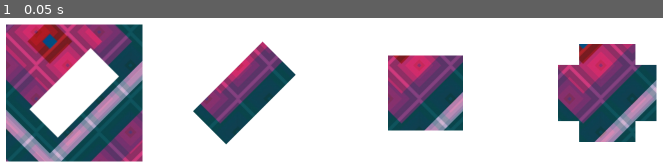
Above: before the commit, frame 1.
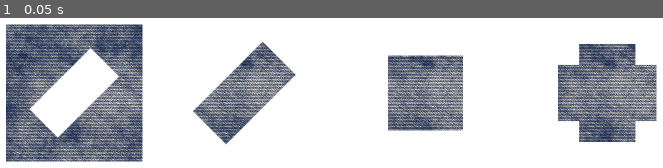
Above: after the commit, the same moment.

Repository: efor0004/spatial-fyp
Game: Godot game, scene res://Game.tscn
Same seed, same stepped clock (60 frames per second), same inputs: the game is played once before the commit and once after it.
Inputs:
- Up to frame 1 (0.05 s): no input

The runs differ from the first frame. In frame 1, 33% of the frame differs, in the area x 0-100%, y 4-96%.

Commit message:
QUILT: Textures for quilt pieces

Diff:
--- a/quilt/app/Game.tscn
+++ b/quilt/app/Game.tscn
@@ -1,16 +1,16 @@
 [gd_scene load_steps=9 format=2]
 
 [ext_resource path="res://assets/sprites/questions/level_1/question_1/option_3.png" type="Texture" id=1]
-[ext_resource path="res://assets/sprites/textures/texture_1.jpg" type="Texture" id=2]
+[ext_resource path="res://assets/sprites/fabrics/fabric_1.jpg" type="Texture" id=2]
 [ext_resource path="res://scripts/Question.gd" type="Script" id=3]
 [ext_resource path="res://assets/sprites/questions/level_1/question_1/holey_quilt.png" type="Texture" id=4]
 [ext_resource path="res://assets/sprites/questions/level_1/question_1/option_1.png" type="Texture" id=5]
 [ext_resource path="res://assets/sprites/questions/level_1/question_1/option_2.png" type="Texture" id=6]
 
-[sub_resource type="CanvasItemMaterial" id=2]
+[sub_resource type="CanvasItemMaterial" id=1]
 light_mode = 2
 
-[sub_resource type="RectangleShape2D" id=1]
+[sub_resource type="RectangleShape2D" id=2]
 extents = Vector2( 192, 192 )
 
 [node name="Game" type="Node2D"]
@@ -18,7 +18,7 @@
 [node name="Question" type="Sprite" parent="."]
 script = ExtResource( 3 )
 
-[node name="HoleyQuilt" type="Node2D" parent="Question"]
+[node name="HoleyQuilt" type="Sprite" parent="Question"]
 position = Vector2( 356, 768 )
 
 [node name="Light2D" type="Light2D" parent="Question/HoleyQuilt"]
--- a/quilt/app/scripts/Question.gd
+++ b/quilt/app/scripts/Question.gd
@@ -3,18 +3,19 @@
 onready var current_level = 1
 onready var current_question = 1
 onready var current_shuffled_question = 1
-
-onready var current_colour = Color(1,1,1,1)
+onready var current_fabric = ''
+
 onready var initial_quilt_piece_x = 1136
 onready var quilt_piece_x = initial_quilt_piece_x
 onready var quilt_piece_y = 0
 
 onready var questions_per_level = 10
 onready var max_levels = 1
+onready var quilt_size = 384
 
 onready var question_order = []
 onready var option_file_text = "option_"
-onready var all_textures_path = "res://assets/sprites/textures"
+onready var all_fabrics_path = "res://assets/sprites/fabrics"
 
 const FileUtils = preload("utilities/files.gd")
 onready var file_utils = FileUtils.new()
@@ -23,7 +24,7 @@
 onready var general_utils = GeneralUtils.new()
 
 func _ready():
-	randomise_question_texture()
+	randomise_question_fabric()
 	question_order = general_utils.shuffle_list(range(1,questions_per_level + 1))
 	set_shapes()
 
@@ -43,7 +44,7 @@
 		shuffle_question_order()
 
 	set_shapes()
-	randomise_question_texture()
+	randomise_question_fabric()
 
 func shuffle_question_order():
 	question_order = general_utils.shuffle_list(range(1,questions_per_level + 1))
@@ -69,24 +70,31 @@
 	var question_path = get_question_path()
 	return question_path + "/holey_quilt.png"
 
-func get_holey_quilt_texture():
+func get_holey_quilt_fabric():
 	var holey_quilt = get_child(0)
-	var holey_quilt_texture = holey_quilt.get_child(1)
-	return holey_quilt_texture
+	var holey_quilt_fabric = holey_quilt.get_child(1)
+	return holey_quilt_fabric
 
 func get_holey_quilt_shape():
 	var holey_quilt = get_child(0)
 	var holey_quilt_shape = holey_quilt.get_child(0)
 	return holey_quilt_shape
 
+func get_quilt_square():
+	var path = "res://assets/sprites/questions/square.png"
+	var square = load(path)
+	return square
+
+func get_current_fabric():
+	var fabric = load(current_fabric)
+	return fabric
+
 func set_holey_quilt_shape(level_path, question_path):
 	var holey_quilt_shape = get_holey_quilt_shape()
 
 	var holey_quilt_path = get_holey_quilt_path()
-	print(holey_quilt_path)
 
 	var shape = load(holey_quilt_path)
-	print(holey_quilt_shape)
 	holey_quilt_shape.set_texture(shape)
 
 func set_options_shapes(base_path):
@@ -102,49 +110,65 @@
 		option_mask.set_texture(option_shape)
 
 func on_option_pressed(sprite_index):
-	print("Option %d pressed" % sprite_index)
 	var children = get_children()
 	var option = children[sprite_index]
 	var option_sprite = option.get_child(0)
-	var option_texture = option_sprite.get_texture()
-	var option_texture_path = option_texture.get_load_path()
-
-	var option_index = option_texture_path.find(option_file_text)
+	var option_shape = option_sprite.get_texture()
+	var option_shape_path = option_shape.get_load_path()
+
+	var option_index = option_shape_path.find(option_file_text)
 	var opt_no_index = option_index + len(option_file_text)
-	var opt_no = int(option_texture_path.substr(opt_no_index, 1))
+	var opt_no = int(option_shape_path.substr(opt_no_index, 1))
 
 	if (opt_no == 1):
 		next_question()
 
-func randomise_question_texture():
-	var textures = file_utils.get_files_in_directory(all_textures_path)
+func randomise_question_fabric():
+	var fabrics = file_utils.get_files_in_directory(all_fabrics_path)
 
 	randomize()
-	var x = randi() % textures.size()
-	var file_name = textures[x]
-	var texture_path = "%s/%s" % [all_textures_path, file_name]
-
-	set_question_texture(texture_path)
+	var x = randi() % fabrics.size()
+	var file_name = fabrics[x]
+	var fabric_path = "%s/%s" % [all_fabrics_path, file_name]
+	current_fabric = fabric_path
+
+	set_question_fabric(fabric_path)
 
 func add_quilt_piece():
+	var scale = 0.25
+	var width_height = quilt_size * scale
+
 	var piece = Sprite.new()
-
-	var piece_path = get_holey_quilt_path()
-	var piece_texture = load(piece_path)
-	piece.texture = piece_texture
-
-	piece.self_modulate = current_colour
-	var scale = 0.25
-	piece.scale = Vector2(scale,scale)
-
-	var piece_rect = piece.get_rect()
-	var piece_size_x = piece_rect.size.x * scale
+	var mask = Light2D.new()
+	mask.mode = Light2D.MODE_MIX
+	mask.scale = Vector2(scale,scale)
+
+	var fabric = Sprite.new()
+	fabric.region_enabled = true
+	fabric.region_rect = Rect2(0, 0, quilt_size, quilt_size)
+	fabric.scale = Vector2(scale,scale)
+
+	var fabric_canvas = CanvasItemMaterial.new()
+	fabric_canvas.blend_mode = BLEND_MODE_MIX
+	fabric_canvas.light_mode = CanvasItemMaterial.LIGHT_MODE_LIGHT_ONLY
+
+	piece.add_child(mask)
+	fabric.material = fabric_canvas
+	piece.add_child(fabric)
+
+	var piece_shape = get_quilt_square()
+	mask.set_texture(piece_shape)
+
+	var piece_fabric = get_current_fabric()
+	fabric.set_texture(piece_fabric)
+
+	var piece_size_x = width_height
 
 	quilt_piece_x = quilt_piece_x + piece_size_x
 
-	if current_question == 2:
+	if current_question == 1:
 		quilt_piece_x = initial_quilt_piece_x
-		var piece_size_y = piece_rect.size.y * scale
+		var piece_size_y = width_height
 		if quilt_piece_y == 0:
 			quilt_piece_y = quilt_piece_y + piece_size_y / 2
 		else:
@@ -156,15 +180,15 @@
 
 	add_child(piece)
 
-func set_question_texture(texture_path):
-	var texture = load(texture_path)
-	var holey_quilt_texture = get_holey_quilt_texture()
-	holey_quilt_texture.set_texture(texture)
+func set_question_fabric(fabric_path):
+	var fabric = load(fabric_path)
+	var holey_quilt_fabric = get_holey_quilt_fabric()
+	holey_quilt_fabric.set_texture(fabric)
 
 	for i in range(1,4):
 		var option = get_child(i)
-		var option_texture = option.get_child(2)
-		option_texture.set_texture(texture)
+		var option_fabric = option.get_child(2)
+		option_fabric.set_texture(fabric)
 
 func _on_Option_1_input_event(viewport, event, shape_idx):
 	if event is InputEventMouseButton \
Not shown: 4 places in quilt/app/Game.tscn that only renumber resources
Renamed: quilt/app/assets/sprites/textures/texture_1.jpg -> quilt/app/assets/sprites/fabrics/fabric_1.jpg
Not shown, added: quilt/app/assets/sprites/fabrics/fabric_1.jpg.import
Renamed: quilt/app/assets/sprites/textures/texture_10.jpg -> quilt/app/assets/sprites/fabrics/fabric_10.jpg
Not shown, added: quilt/app/assets/sprites/fabrics/fabric_10.jpg.import
Renamed: quilt/app/assets/sprites/textures/texture_11.jpg -> quilt/app/assets/sprites/fabrics/fabric_11.jpg
Not shown, added: quilt/app/assets/sprites/fabrics/fabric_11.jpg.import
Renamed: quilt/app/assets/sprites/textures/texture_12.jpg -> quilt/app/assets/sprites/fabrics/fabric_12.jpg
Not shown, added: quilt/app/assets/sprites/fabrics/fabric_12.jpg.import
Renamed: quilt/app/assets/sprites/textures/texture_13.jpg -> quilt/app/assets/sprites/fabrics/fabric_13.jpg
Not shown, added: quilt/app/assets/sprites/fabrics/fabric_13.jpg.import
Renamed: quilt/app/assets/sprites/textures/texture_14.jpg -> quilt/app/assets/sprites/fabrics/fabric_14.jpg
(and 34 more such lines)
